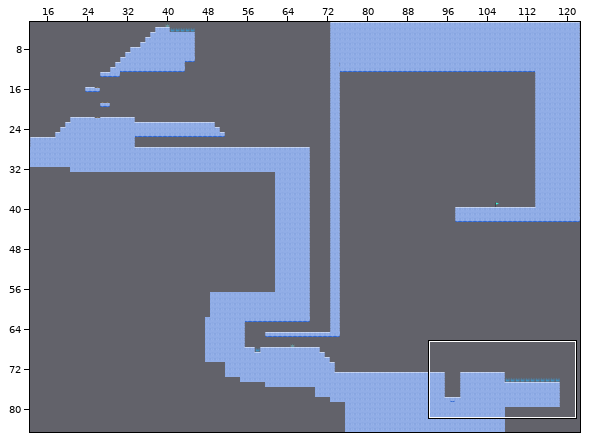
A Tiled map gets an edit: assets/maps/level_2.tmx. The first picture is a wide view before the edit; the outline marks the close-up.
Close-up. Earlier state:
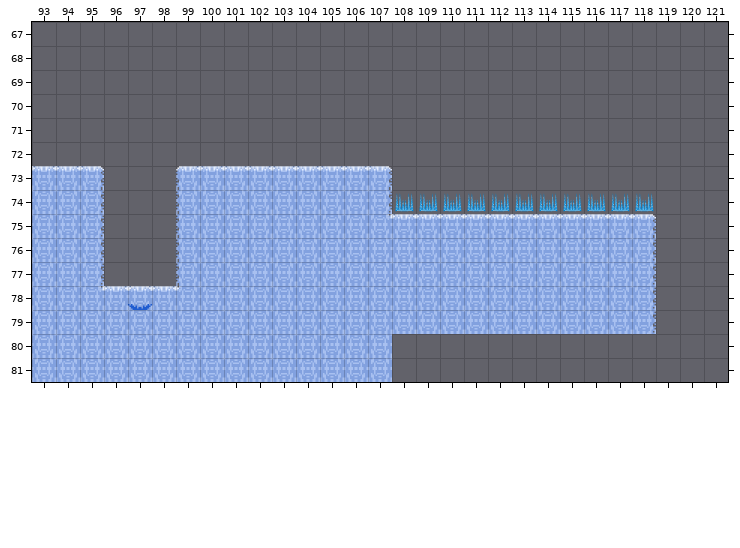
Cells are 128x128 px. Shown: x 93..121, y 67..81. The commit also changed other parts of the map, which this record leaves out. Tiles whose own drawing changed are shown in their newer look in all pictures.
After:
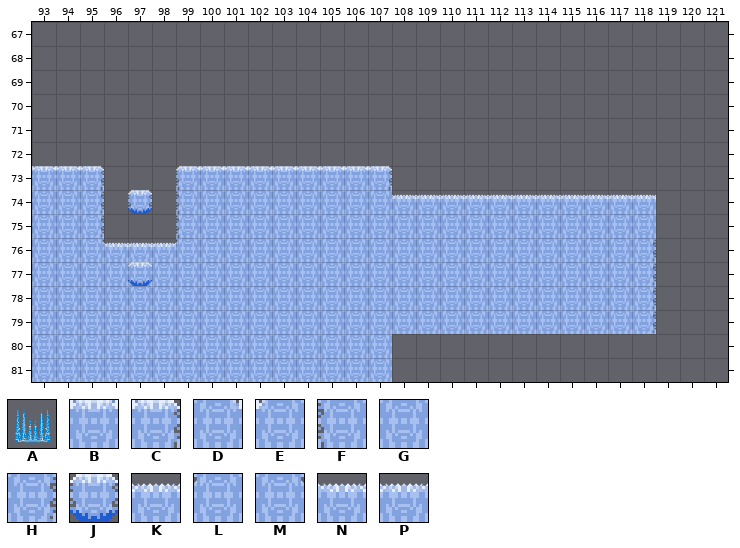
Key: from "extras_tilesheet": A 1; from "ice_with_water_tileset": B 1, C 2, D 4, E 5, F 8, G 9, H 10, J 27; from "ice_with_water_tileset_spikes": K 1, L 4, M 9, N 14, P 19.
_ is an empty cell.
Objects are placed by their top-left corner, in cells (3,4 is the top-left corner of cell 3,4); size is 1x1 cell unless given.
Tiles replaced or removed in this view: A, B, C, D, E, F, H.
Change:
Changed rows in their new state; . is an unchanged cell.
Layer "wall_contact":
first column x 95:
74 ..J.........G...........
75 ............GGGGGGGGGGGG
76 M...L...................
77 GGGGG...................
78 GGGGG...................
Layer "death":
first column x 96:
74 ............KKKKKKKKKKK
76 NKP....................
Layer "rising_only":
changed: J at 97,78 -> J at 97,77
Changed places in both close-ups, as pixel boxes (x1, y1, x2, y2):
added: (128, 190, 152, 214)
changed: (383, 191, 656, 238)
changed: (95, 241, 181, 310)
